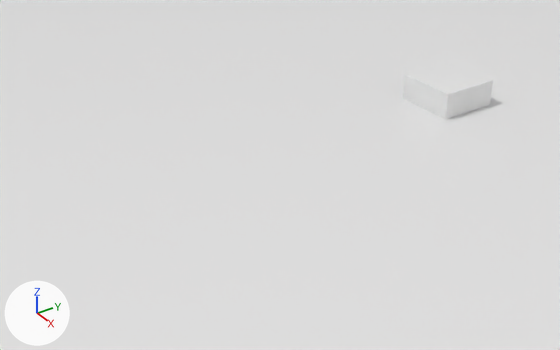
The Blender file Assets/Virus.blend: old version first, new version second.
Camera for both pictures: a 50 mm lens placed at (5.81, -6.21, 3.71), pointed at (-0.04, -2.29, -0.23). The axes (+X, +Y, +Z) are drawn at lower left. The lights are the same throughout.

The older version as bpy lines, for what is in view:
```python
me_cube = bpy.data.meshes.new('Cube')
me_cube.from_pydata([(10.0, 10.0, 0.1), (10.0, 10.0, -0.1), (10.0, -10.0, 0.1), (10.0, -10.0, -0.1), (-10.0, 10.0, 0.1), (-10.0, 10.0, -0.1), (-10.0, -10.0, 0.1), (-10.0, -10.0, -0.1)], [], [(0, 4, 6, 2), (3, 2, 6, 7), (7, 6, 4, 5), (5, 1, 3, 7), (1, 0, 2, 3), (5, 4, 0, 1)])
me_cube.materials.append(mat_material)  # white #e7e7e7
me_cube_001 = bpy.data.meshes.new('Cube.001')
me_cube_001.from_pydata(...)  # a box spanning x -0.35..0.35, y -0.35..0.35, z -0.35..0.35
ob_sm_ground = bpy.data.objects.new('SM_Ground', me_cube)
ob_sm_ground.location = (0.0, 0.0, 0.0)
ob_sm_organ = bpy.data.objects.new('SM_Organ', me_cube_001)
ob_sm_organ.location = (0.0, 0.0, 0.0)
```
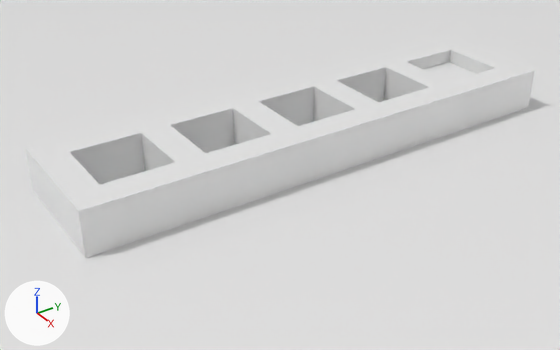
Patch to the scene script:
```diff
--- a/Assets/Virus.blend.py
+++ b/Assets/Virus.blend.py
@@ me_cube_002 @@
+me_cube_002.from_pydata(...)  # 136 vertices, 112 faces; spans x -1.9..1.9, y -31.0..4.4, z -0.5..0.5
@@ ob_sm_body @@
+ob_sm_body = bpy.data.objects.new('SM_Body', me_cube_002)
+ob_sm_body.location = (0.0, 0.0, 0.0)
+ob_sm_body.scale = (0.35, 0.15, 1.0)
```

Boxes [x1, y1, x2, y2] around the edits, measured in the pictures (560 x 350 px):
'SM_Body', added: after [25, 38, 534, 258]
'SM_Organ', unchanged, covered by the edit: before [403, 62, 493, 119]; after [423, 62, 476, 81]
